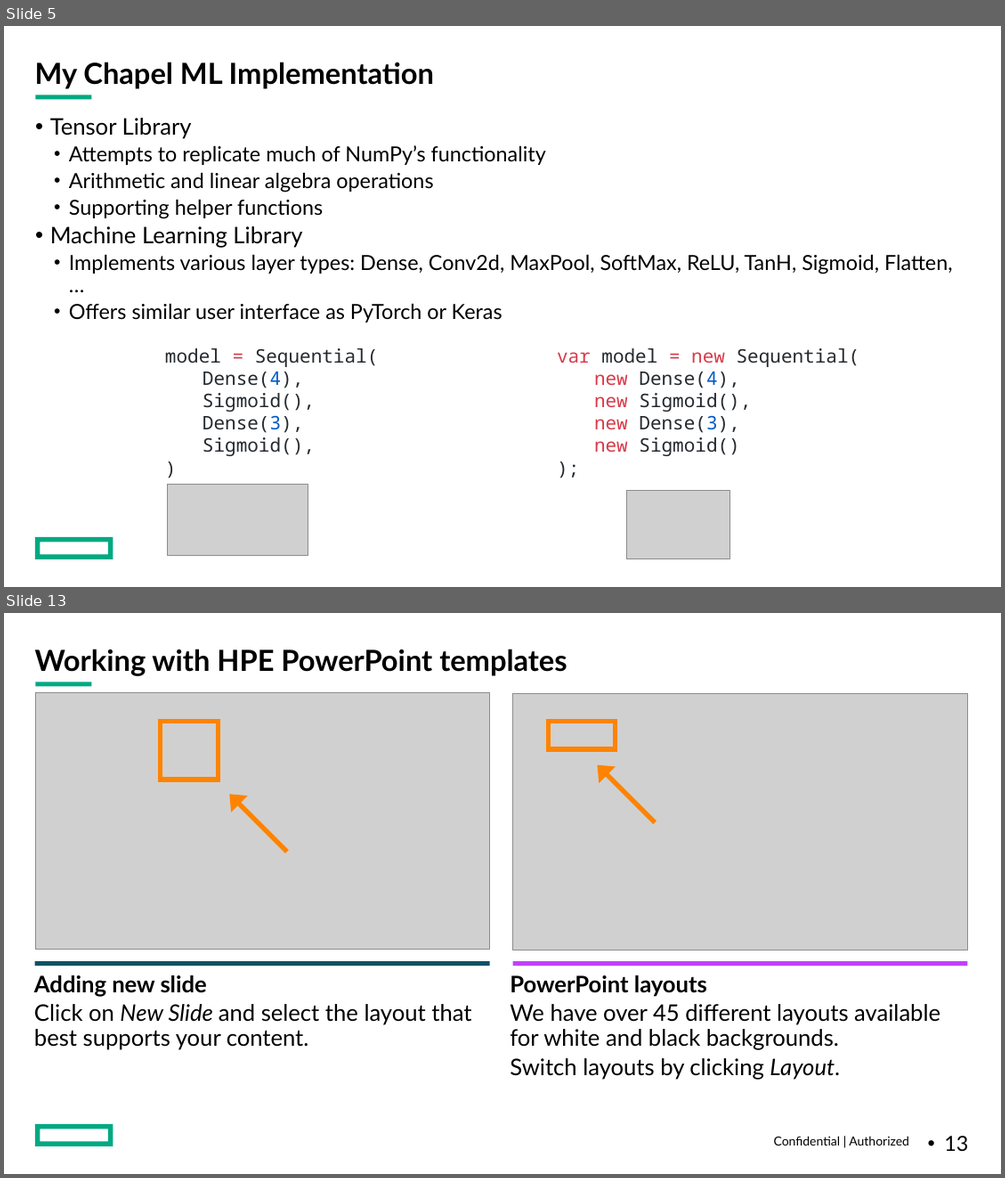
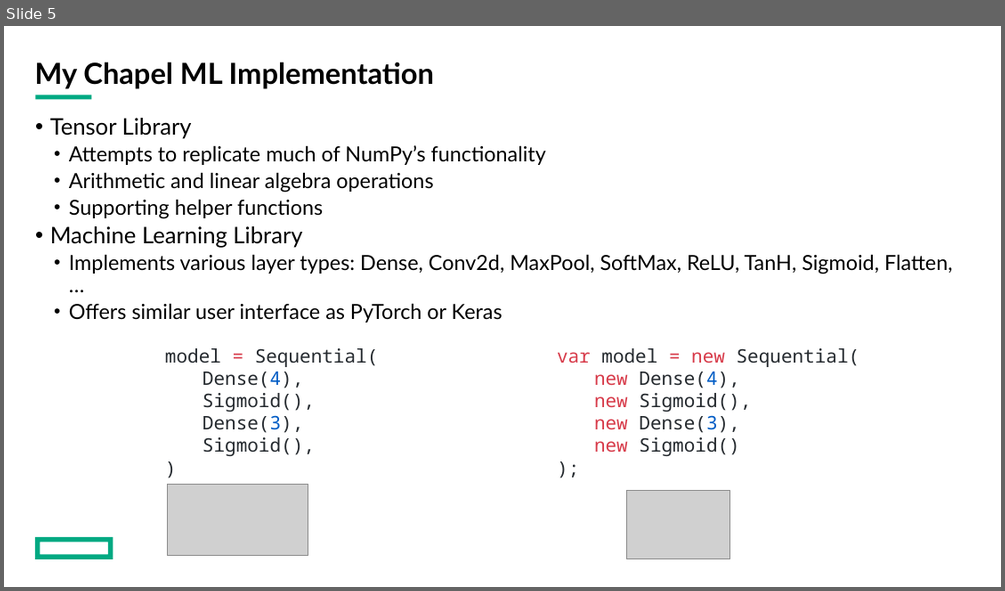
Before and after one commit to Iainmon/ml-chapel, a slide deck: Presentation1.pptx. Shown one above the other, each under a label of ours: slides 5 and 13 before the commit, slide 5 after it; the slides between them are not shown. The pictures are 1005x1178 and 1005x591 pixels, drawn with LibreOffice and Linux fonts; fonts in the diff are those of the drawing; grey boxes stand for pictures. Boxes give left, top, right and bottom in pixels: in the first picture for what was removed or moved away, otherwise in the second. Text is boxed around its words. In the diff, an @@ line names an element or a change of style, - is before the commit and + after.

```diff
--- a/Presentation1.pptx
+++ b/Presentation1.pptx
@@ slide 13 removed at bbox=[4, 613, 1001, 1174], background #FFFFFF; not listed: 2 template elements that a slide beside it also shows @@
@@ title removed at bbox=[35, 649, 566, 676] @@
-Working with HPE PowerPoint templates
@@ picture removed at bbox=[35, 692, 490, 949] @@
@@ picture removed at bbox=[512, 694, 967, 950] @@
@@ rectangle removed at bbox=[161, 721, 218, 779] @@
@@ rectangle removed at bbox=[549, 721, 615, 749] @@
@@ arrow removed from (655, 822) to (597, 765) @@
@@ arrow removed from (287, 852) to (230, 794) @@
@@ rectangle removed at bbox=[34, 962, 489, 966] @@
@@ text removed at bbox=[34, 975, 471, 1050] @@
-Adding new slide
-Click on New Slide and select the layout that best supports your content.
@@ text removed at bbox=[510, 975, 940, 1079] @@
-PowerPoint layouts
-We have over 45 different layouts available for white and black backgrounds.
-Switch layouts by clicking Layout.
@@ rectangle removed at bbox=[512, 962, 967, 966] @@
@@ text removed at bbox=[774, 1135, 909, 1145] @@
-Confidential | Authorized
@@ page number removed at bbox=[944, 1135, 968, 1151] @@
-• 13
```
Also in this commit, not shown: 1 slide changed, 2 slides added, 10 other slides removed, 1 other file.
